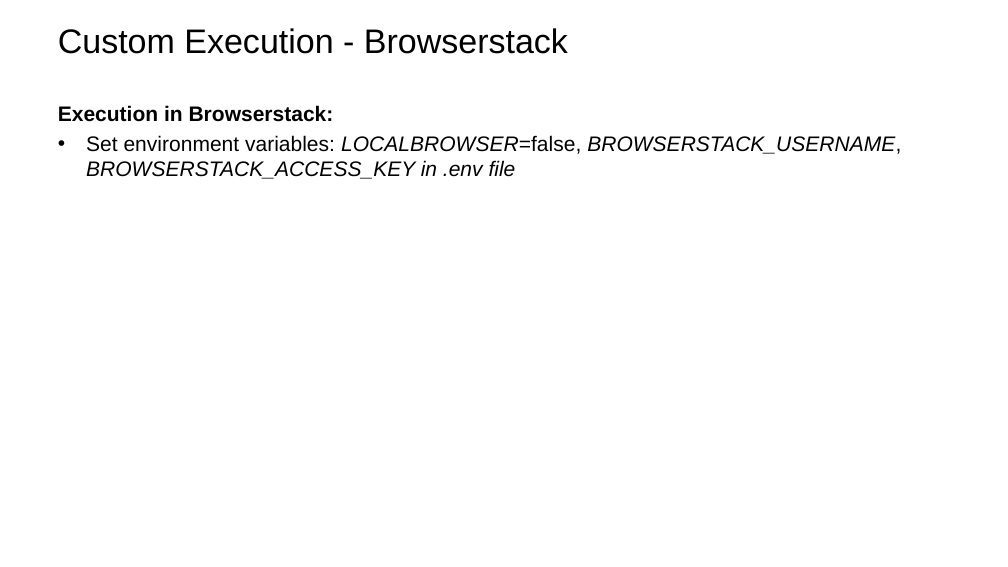
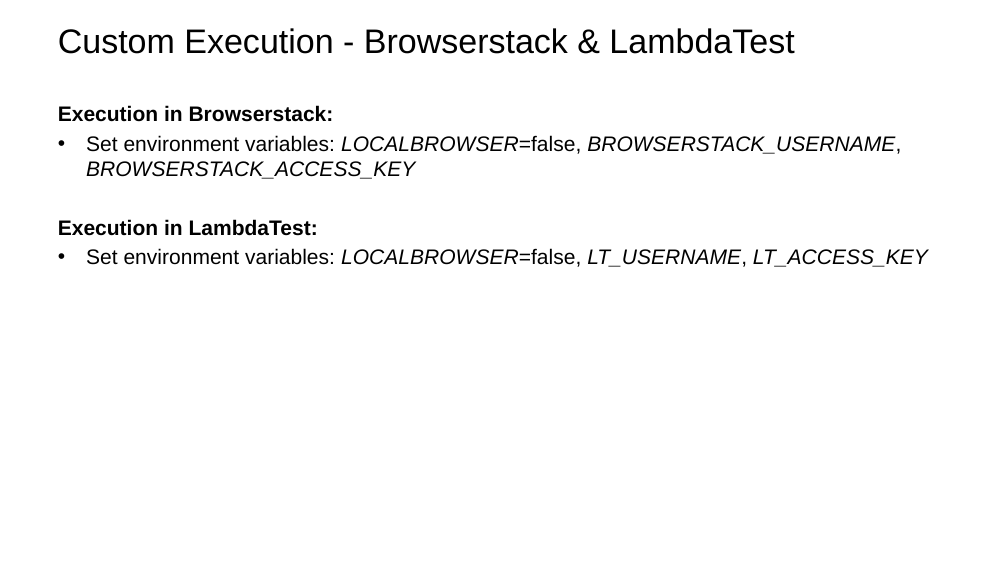
Before and after one commit to PrudhviRajMukiri23/Polestar-Assignment, a slide deck: slide 8 of Playwright_framework.pptx. Drawn at 1008x567 pixels with LibreOffice and Linux fonts; fonts in the diff are those of the drawing; background and template pictures are left out. Boxes give left, top, right and bottom in pixels: in the first picture for what was removed or moved away, otherwise in the second. Text is boxed around its words. In the diff, an @@ line names an element or a change of style, - is before the commit and + after.

Commit message:
feat: Implemented LambdaTEst util file

```diff
--- a/Playwright_framework.pptx
+++ b/Playwright_framework.pptx
@@ title at box(58, 28, 794, 54): text changed @@
-Custom Execution - Browserstack
+Custom Execution - Browserstack & LambdaTest
@@ text at box(58, 135, 928, 267): text changed @@
-• Set environment variables: LOCALBROWSER=false, BROWSERSTACK_USERNAME, BROWSERSTACK_ACCESS_KEY in .env file
+• Set environment variables: LOCALBROWSER=false, BROWSERSTACK_USERNAME, BROWSERSTACK_ACCESS_KEY
+Execution in LambdaTest:
+• Set environment variables: LOCALBROWSER=false, LT_USERNAME, LT_ACCESS_KEY
```
Also in this commit, not shown: 1 other slide changed, 5 other files.
